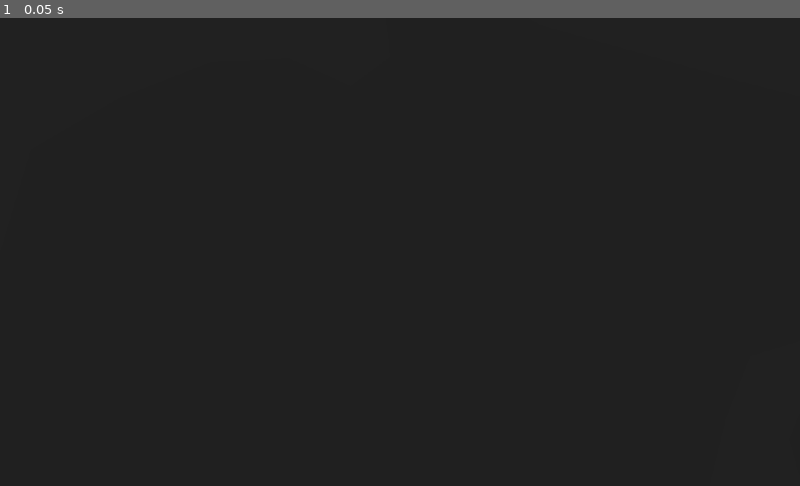
Above: before the commit, frame 1.
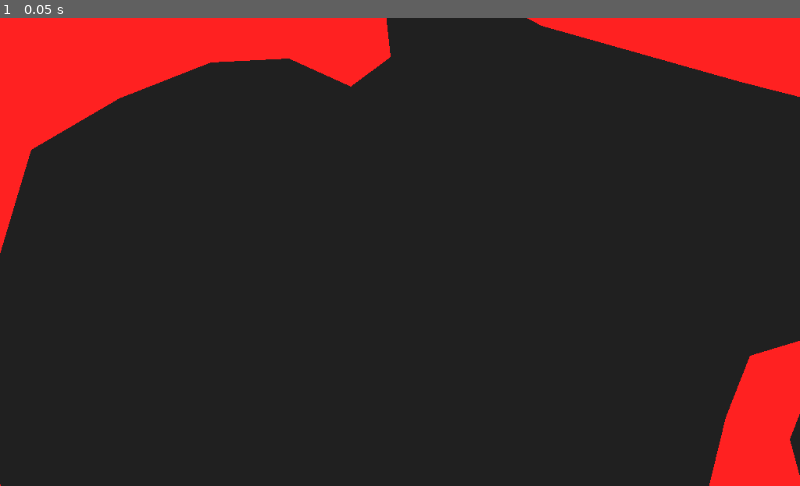
Above: after the commit, the same moment.

Repository: IMP1/silent-running-godot
Game: Godot game, scene res://scenes/Game.tscn
Two runs of this game, one before a commit and one after it. Both use one fixed random seed, a clock stepped at 60 frames per second and the inputs below. This scene is started directly instead of the project's main scene.
Inputs:
- Up to frame 1 (0.05 s): no input

The runs differ from the first frame. In frame 1, 14% of the frame differs, in the area x 0-100%, y 0-100%.
Error before the commit: Invalid get index '3' (on base: 'Array'). (res://Networking.gd:16)
Error after the commit: Invalid get index '3' (on base: 'Array'). (res://Networking.gd:15)

Commit message:
Add health bar to player and loss condition

Diff:
--- a/project/Networking.gd
+++ b/project/Networking.gd
@@ -1,13 +1,12 @@
 extends Node
 
-const DEFAULT_PORT = 35516
+const DEFAULT_PORT = 50075
 const MAX_CLIENTS = 6
 
 var server = null
 var client = null
 
 var ip_address = ""
-
 
 func _ready() -> void:
 	if OS.get_name() == "Android":
--- a/project/objects/Player.gd
+++ b/project/objects/Player.gd
@@ -6,22 +6,30 @@
 const DECELLERATION = 0.8
 const TORPEDO_OFFSET = Vector2(0, 20)
 const PING_OFFSET = 20
+const IMPACT_BOUNCE = 0.3
 
 export(Color) var passive_stealth = Color(1.0, 1.0, 1.0)
 export(Color) var active_stealth  = Color(0.0, 0.0, 0.0)
+export(int) var max_health : int = 100
 
+var silent_running = false
 var velocity : Vector2 = Vector2.ZERO
 var direction : Vector2 = Vector2(1, 0)
-export var silent_running = true setget toggle_silent_running
+var health : int = max_health
+var player_id : int = 0
 
 puppet var remote_velocity: Vector2 = Vector2.ZERO setget update_remote_velocity
 puppet var remote_position: Vector2 = position setget update_remote_position
 
 onready var tween : Tween = $Tween
 onready var game_scene : Node2D = null
+onready var raycast : RayCast2D = $RayCast2D
 
 func _ready() -> void:
-	pass
+	health = max_health
+	$GUI/HealthBar/Health.rect_size.x = $GUI/HealthBar.rect_size.x
+	if not is_network_master():
+		$GUI.visible = false
 
 func move_submarine(delta: float):
 	var movement_input : Vector2 = Vector2.ZERO
@@ -44,8 +52,11 @@
 	if (direction.x < 0) != ($Sprite.scale.x < 0):
 		$Sprite.scale.x *= -1
 	if velocity != Vector2.ZERO:
-		position += velocity
-		# TODO: Handle collisions
+		var collision = move_and_collide(velocity)
+		if collision:
+			velocity = -velocity * IMPACT_BOUNCE
+			var damage = 40 # TODO: Determine damage somehow
+			rpc("damage", damage)
 	if movement_input == Vector2.ZERO:
 		velocity = lerp(velocity, velocity * DECELLERATION, delta)
 		if velocity.length_squared() <= SPEED_EPSILON * SPEED_EPSILON:
@@ -92,5 +103,12 @@
 	if (new_vel.x < 0) != ($Sprite.scale.x < 0):
 		$Sprite.scale.x *= -1
 
+remotesync func damage(amount):
+	health -= amount
+	$GUI/HealthBar/Health.rect_size.x = $GUI/HealthBar.rect_size.x * health / max_health
+	if health <= 0:
+		health = 0
+		game_scene.rpc("player_died", self.player_id)
+
 func _on_PassivePingTimer():
 	game_scene.rpc("add_sound", position)
--- a/project/objects/Player.tscn
+++ b/project/objects/Player.tscn
@@ -4,10 +4,9 @@
 [ext_resource path="res://objects/Player.gd" type="Script" id=2]
 
 [node name="Player1" type="KinematicBody2D"]
+collision_layer = 2
+collision_mask = 7
 script = ExtResource( 2 )
-__meta__ = {
-"_edit_group_": true
-}
 
 [node name="CollisionPolygon2D" type="CollisionPolygon2D" parent="."]
 scale = Vector2( 0.2, 0.2 )
@@ -22,4 +21,38 @@
 
 [node name="PassivePingTimer" type="Timer" parent="."]
 
+[node name="GUI" type="Control" parent="."]
+anchor_left = 0.5
+anchor_right = 0.5
+margin_left = -247.5
+margin_right = 247.5
+margin_bottom = 263.0
+__meta__ = {
+"_edit_use_anchors_": false
+}
+
+[node name="HealthBar" type="ColorRect" parent="GUI"]
+anchor_left = 0.5
+anchor_top = 1.0
+anchor_right = 0.5
+anchor_bottom = 1.0
+margin_left = -130.5
+margin_top = -10.0
+margin_right = 130.5
+color = Color( 0, 0, 0, 1 )
+__meta__ = {
+"_edit_use_anchors_": false
+}
+
+[node name="Health" type="ColorRect" parent="GUI/HealthBar"]
+anchor_right = 1.0
+anchor_bottom = 1.0
+margin_left = 2.0
+margin_top = 2.0
+margin_right = -2.0
+margin_bottom = -2.0
+__meta__ = {
+"_edit_use_anchors_": false
+}
+
 [connection signal="timeout" from="PassivePingTimer" to="." method="_on_PassivePingTimer"]
--- a/project/objects/Torpedo.tscn
+++ b/project/objects/Torpedo.tscn
@@ -20,6 +20,8 @@
 }
 
 [node name="Torpedo" type="KinematicBody2D"]
+collision_layer = 4
+collision_mask = 15
 script = ExtResource( 2 )
 
 [node name="Sprite" type="Sprite" parent="."]
--- a/project/project.godot
+++ b/project/project.godot
@@ -61,6 +61,13 @@
  ]
 }
 
+[layer_names]
+
+2d_physics/layer_1="World"
+2d_physics/layer_2="Player"
+2d_physics/layer_3="Torpedo"
+2d_physics/layer_4="Mine"
+
 [physics]
 
 common/enable_pause_aware_picking=true
--- a/project/scenes/Game.gd
+++ b/project/scenes/Game.gd
@@ -1,6 +1,8 @@
 extends Node2D
 
 const player_script = preload("res://objects/Player.gd")
+
+var alive_players : int = 0
 
 func setup(game_settings):
 	# TODO: Procedural Level Generation
@@ -9,11 +11,12 @@
 	player_positions.append(Vector2(400, 400))
 	# TODO: Randomise player positions
 
-	var player_ids = game_settings["player_ids"]
+	var player_ids : Array = game_settings["player_ids"]
 	for i in player_ids:
 		var player_object : KinematicBody2D = load("objects/Player.tscn").instance()
 		$Players.add_child(player_object)
 		player_object.game_scene = self
+		player_object.player_id = i
 		player_object.set_name("Player " + str(i))
 		player_object.set_network_master(i)
 		player_object.position = player_positions.pop_back()
@@ -22,6 +25,7 @@
 			var camera = Camera2D.new()
 			player_object.add_child(camera)
 			camera.current = true
+	alive_players = player_ids.size()
 
 func _ready():
 	get_tree().connect("server_disconnected", self, "_server_disconnected")
@@ -54,3 +58,17 @@
 #	ping.position = position
 #	ping.direction = direction
 	pass
+
+remotesync func player_died(player_id):
+	alive_players -= 1
+	if alive_players == 1:
+		# TODO: Declare winner
+		pass
+	elif alive_players <= 0:
+		# TODO: Error? Nobody left!
+		pass
+	if is_network_master():
+		for body in $Level.get_children():
+			for polygon in body.get_children():
+				if polygon is Polygon2D:
+					polygon.color = Color.white
--- a/project/scenes/Game.tscn
+++ b/project/scenes/Game.tscn
@@ -7,29 +7,40 @@
 
 [node name="Level" type="Node2D" parent="."]
 
-[node name="Boundary1" type="Polygon2D" parent="Level"]
+[node name="Boundary" type="StaticBody2D" parent="Level"]
+
+[node name="Polygon1" type="Polygon2D" parent="Level/Boundary"]
 position = Vector2( 21, -40 )
-color = Color( 0.129412, 0.129412, 0.129412, 1 )
+color = Color( 1, 0.129412, 0.129412, 1 )
 polygon = PoolVector2Array( 306, -16, 743, -7, 1102, -5, 1534, 1, 1642, 58, 1636, 184, 1502, 133, 1399, 165, 1423, 75,  …(236 unchanged characters)…
 
-[node name="Boundary2" type="Polygon2D" parent="Level"]
+[node name="Polygon2" type="Polygon2D" parent="Level/Boundary"]
 position = Vector2( 162, 927 )
-color = Color( 0.129412, 0.129412, 0.129412, 1 )
+color = Color( 1, 0.129412, 0.129412, 1 )
 polygon = PoolVector2Array( -97, -84, -121, 63, -148, 195, -160, 339, -127, 441, -19, 524, 107, 512, 92, 659, 2, 737, 1 …(391 unchanged characters)…
 
-[node name="Boundary3" type="Polygon2D" parent="Level"]
+[node name="Polygon3" type="Polygon2D" parent="Level/Boundary"]
 position = Vector2( 741, 551 )
-color = Color( 0.129412, 0.129412, 0.129412, 1 )
+color = Color( 1, 0.129412, 0.129412, 1 )
 polygon = PoolVector2Array( 1333, 156, 1306, 66, 1282, -44, 1204, -107, 1303, -203, 1255, -317, 1270, -443, 1186, -506, 1105, -530, 1018, -509, 1057, -428, 1108, -227, 982, -350, 913, -386, 856, -494, 814, -599, 1216, -602, 1354, -605, 1396, -251, 1348, 422, 1252, 387, 1273, 219 )
 
-[node name="StaticBody2D" type="StaticBody2D" parent="Level"]
+[node name="CollisionPolygon2D" type="CollisionPolygon2D" parent="Level/Boundary"]
+polygon = PoolVector2Array( -88, -41, 436, -57, 1508, -39, 1556, -39, 1528, 91, 1418, 126, 1445, 35, 1356, 7, 1267, 29, 1255, 83, 1088, 118, 691, 7, 637, -22, 551, -25, 488, -16, 496, 50, 453, 89, 374, 51, 269, 57, 155, 100, 39, 169, -6, 316, -19, 513, 32, 770, 17, 799, -91, 760, -94, 72 )
 
-[node name="CollisionPolygon2D" type="CollisionPolygon2D" parent="Level/StaticBody2D"]
+[node name="CollisionPolygon2D2" type="CollisionPolygon2D" parent="Level/Boundary"]
+polygon = PoolVector2Array( 1418, 123, 1445, 35, 1510, -37, 2093, -54, 2136, 305, 2085, 969, 2085, 1683, 1811, 1836, 1615, 1726, 1877, 1664, 1919, 1418, 1894, 1190, 1737, 1113, 1715, 1065, 1871, 1054, 1837, 962, 1873, 850, 1800, 814, 1866, 709, 2064, 669, 2024, 503, 1947, 444, 2045, 348, 1994, 237, 2013, 105, 1926, 44, 1847, 18, 1758, 42, 1798, 129, 1847, 324, 1722, 201, 1652, 165, 1634, 137, 1526, 93 )
+
+[node name="CollisionPolygon2D3" type="CollisionPolygon2D" parent="Level/Boundary"]
+polygon = PoolVector2Array( 1613, 1724, 1815, 1837, 126, 1828, -67, 1745, -141, 1109, -90, 759, 20, 801, 65, 843, 14, 1118, -1, 1269, 37, 1371, 141, 1450, 269, 1441, 254, 1586, 165, 1666, 307, 1737, 524, 1666, 849, 1726, 1304, 1684, 1394, 1583, 1413, 1286, 1434, 1250, 1539, 1245, 1607, 1350, 1590, 1396, 1511, 1432, 1460, 1552, 1494, 1677 )
+
+[node name="Rock1" type="StaticBody2D" parent="Level"]
+
+[node name="CollisionPolygon2D" type="CollisionPolygon2D" parent="Level/Rock1"]
 polygon = PoolVector2Array( 1055, 403, 1080, 422, 1043, 460, 1009, 539, 1033, 620, 1013, 696, 1082, 728, 1311, 705, 1350, 659, 1353, 557, 1320, 520, 1242, 522, 1215, 493, 1274, 465, 1336, 455, 1404, 549, 1423, 753, 1228, 782, 1022, 851, 877, 725, 931, 514, 962, 432 )
 
-[node name="Polygon2D2" type="Polygon2D" parent="Level/StaticBody2D"]
+[node name="Polygon2D2" type="Polygon2D" parent="Level/Rock1"]
 position = Vector2( 1049, 426 )
-color = Color( 0.129412, 0.129412, 0.129412, 1 )
+color = Color( 1, 0.129412, 0.129412, 1 )
 polygon = PoolVector2Array( 7, -22, 30, -3, -6, 33, -38, 114, -17, 192, -35, 268, 31, 304, 263, 279, 299, 233, 303, 131, 272, 98, 195, 95, 167, 68, 226, 41, 285, 29, 353, 124, 375, 328, 182, 359, -28, 426, -172, 300, -120, 86, -89, 7 )
 
 [node name="Players" type="Node2D" parent="."]
